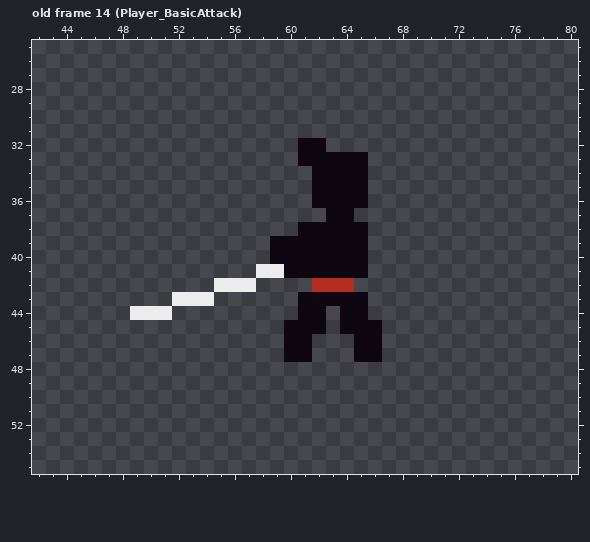
Pixel-art file, stored at Assets/Player/T_Player.aseprite. The picture above was drawn from the file before the commit.
128x64 pixels, 14 frames. Shown: old frame 14 (Player_BasicAttack): x 42..80, y 25..55. The commit also changed other frames, which this record leaves out.
New version:
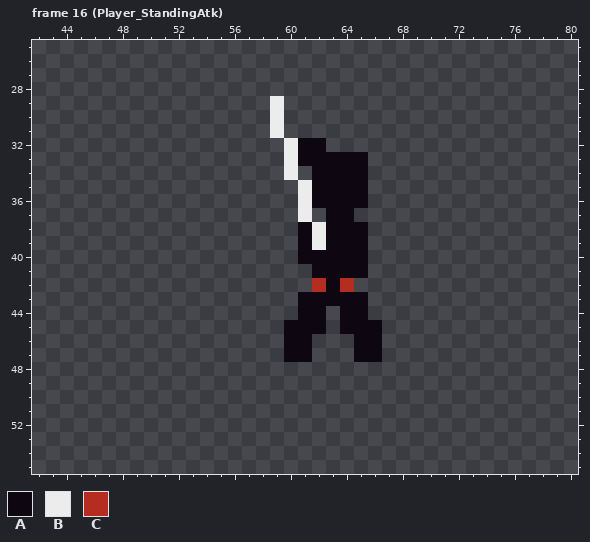
Palette (. is transparent): A #0e0711  B #ececec  C #b52d21
A new or re-ordered frame is compared with the old frame closest to it.
Commit message: Player attack dash
The edit:
frames 14 -> 16
Frame 16 (Player_StandingAtk) is new; against old frame 14 (Player_BasicAttack), layer "Grip":
Colour C becomes colour A in row 42 at x 63.
The author put colour B in rows 29 to 31 at x 59; in rows 32 to 34 at x 60; in rows 35 to 37 at x 61.
Colour A becomes colour B in rows 38 to 39 at x 62.
Colour A is removed in rows 39 to 40 at x 59 to 60; in row 41 at x 60 to 61.
Colour B is removed in row 41 at x 58 to 59; in row 42 at x 55 to 57; in row 43 at x 52 to 54; in row 44 at x 49 to 51.
